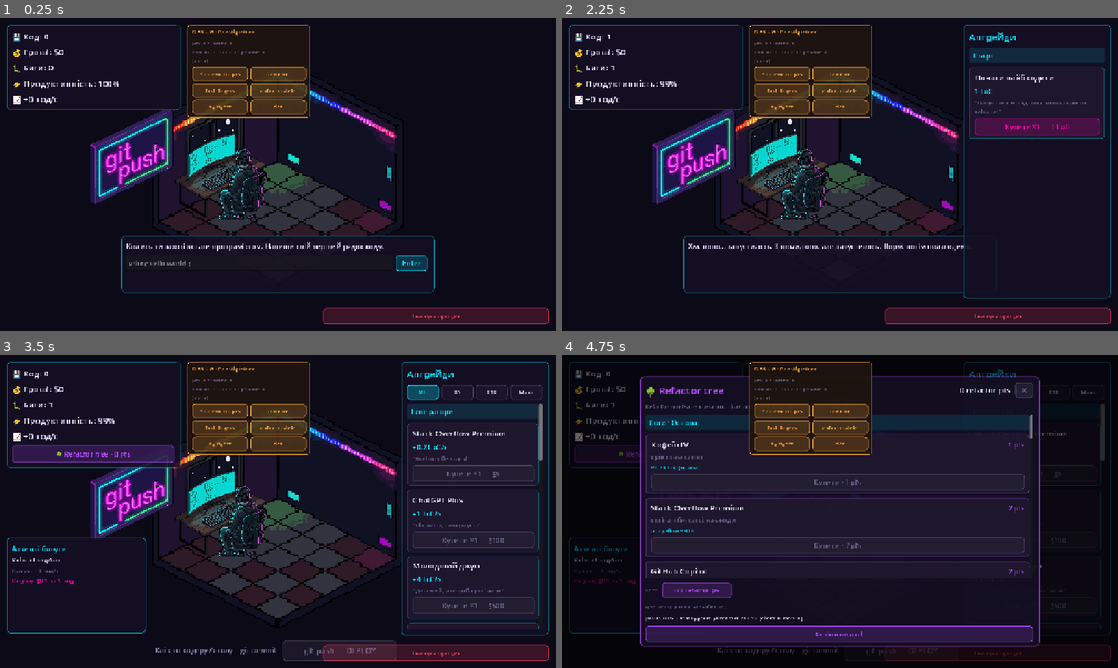
Above: before the commit, frames 1-4 (two rows, left to right).
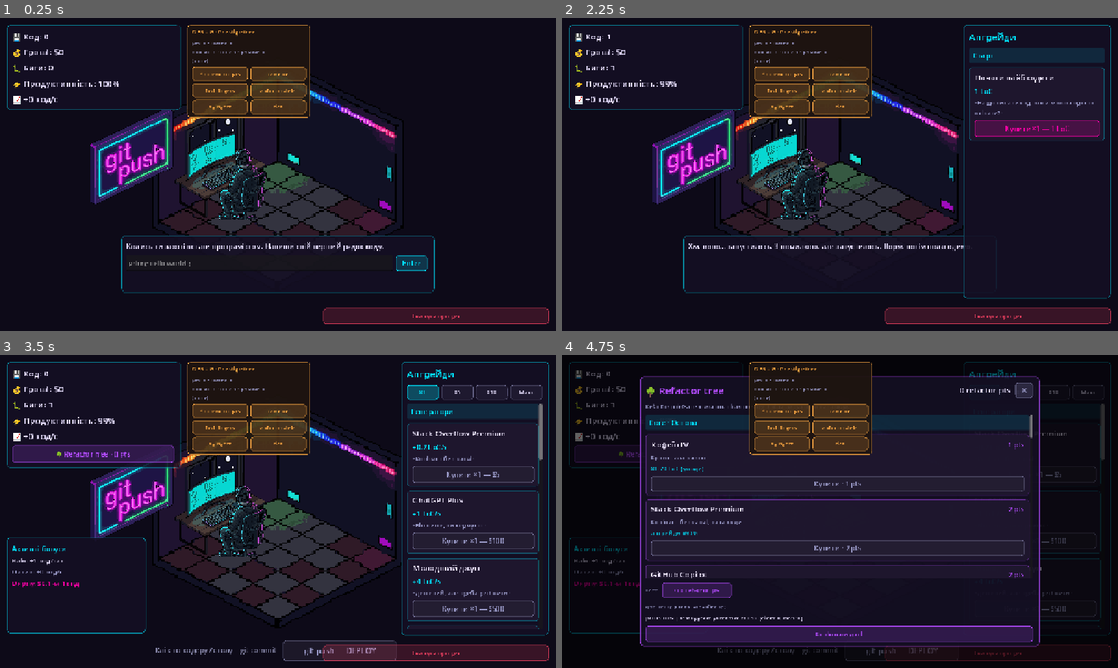
Above: after the commit, the same moments.

Repository: limbo1572/vibe-coder-room
Game: Godot game, scene res://scenes/main.tscn
Two runs of this game, one before a commit and one after it. Both use one fixed random seed, a clock stepped at 60 frames per second and the inputs below.
Inputs (mouse positions are in pixels of both pictures, inside the frame that each line leads up to):
- Up to frame 1 (0.25 s): no input
- Up to frame 2 (2.25 s): click (823, 262) at 0.52 s; type "12" at 0.6 s; click "Enter" at 1.25 s; click "Enter" at 2 s
- Up to frame 3 (3.5 s): click "Купити ×1 — 1 LoC" at 2.75 s
- Up to frame 4 (4.75 s): click "🌳 Refactor tree · 0 pts" at 3.5 s; click "×1" at 4.25 s

The runs differ from the first frame. In frame 1, less than 0.1% of the frame differs, in the area x 34-48%, y 7-15%; in frame 2, 0.8%; in frame 3, 2.2%; in frame 4, 3.8%, in the area x 2-97%, y 7-96%.

Commit message:
Improve muted text contrast and bump smallest UI font sizes.
Co-authored-by: Cursor <cursoragent@cursor.com>

Diff:
--- a/scripts/ui_theme.gd
+++ b/scripts/ui_theme.gd
@@ -6,16 +6,16 @@
 const C_PRESTIGE := Color("#b44cff")
 const C_RED := Color("#ff4466")
 const C_PANEL := Color(0.08, 0.06, 0.14, 0.88)
-const C_MUTED := Color("#666688")
+const C_MUTED := Color("#9a9ac8")
 const C_TEXT := Color("#e8e0ff")
 
 const FONT_STAT := 20
 const FONT_UPGRADE_NAME := 18
 const FONT_UPGRADE_PRICE := 16
-const FONT_MEME := 13
+const FONT_MEME := 14
 const FONT_CATEGORY := 16
-const FONT_BONUS := 14
-const FONT_BONUS_SMALL := 13
+const FONT_BONUS := 15
+const FONT_BONUS_SMALL := 14
 
 
 static func style_button(button: Button, accent: Color) -> void:
